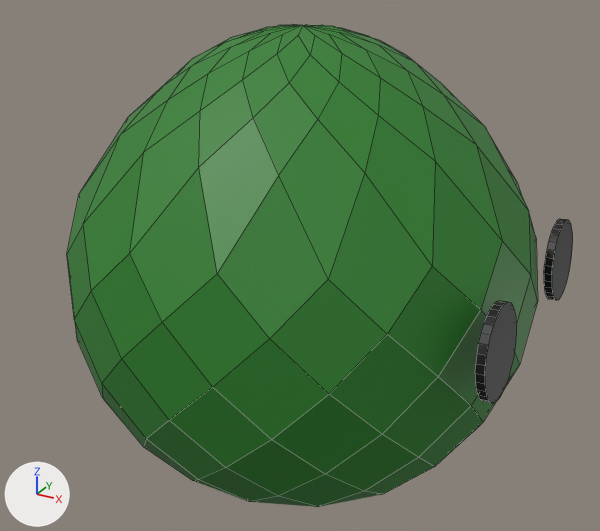
An edit to the OBJ model Models/Player/Prot-Slime 3d.obj, drawn before and after from the same camera.
One viewpoint serves both versions: a 50 mm camera at (1.59, -2.96, 2.57) aimed at (-0.04, -0.01, 1.1). The axes (+X, +Y, +Z) are drawn at lower left. The lights are the same throughout. Mesh edges are drawn as thin lines. Where no turn or scale is listed for an object, it has been applied to the vertices.

The scene before the commit, as lines of its bpy script (objects in view):
```python
mat_material_001 = principled_material('Material.001')
mat_material_001.base_color = (0.0246, 0.212, 0.0224)  # green #2b7f29
me_sphere = bpy.data.meshes.new('Sphere')
me_sphere.from_pydata(...)  # 242 vertices, 240 faces; spans x -1.04..0.96, y -0.98..1.02, z 0.08..2.12
me_sphere.materials.append(mat_material_001)  # green #2b7f29
me_sphere_001 = bpy.data.meshes.new('Sphere.001')
me_sphere_001.from_pydata(...)  # 128 vertices, 68 faces; spans x 0.941..1.002, y -0.604..0.669, z 0.967..1.321
me_sphere_001.materials.append(mat_material_002)  # black #000000
ob_sphere = bpy.data.objects.new('Sphere', me_sphere)
ob_sphere.location = (0.0, 0.0, 0.0)
ob_sphere_001 = bpy.data.objects.new('Sphere.001', me_sphere_001)
ob_sphere_001.location = (0.0, 0.0, 0.0)
```
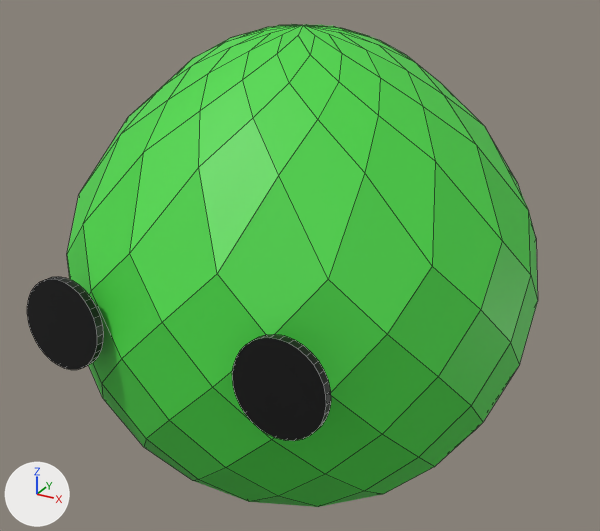
The newer file is also turned or shifted as a whole; pictures and numbers use the older file's frame.

The change, as a list of edits to the scene's bpy script:
```text
Change mat_material_001:
    mat_material_001.base_color: (0.0246, 0.212, 0.0224) -> (0.0692, 0.699, 0.0625)  # green #2b7f29 -> green #4ada47
Change me_sphere:
    used by ob_sphere; location = (0.0, 0.0, 0.0)
    remove me_sphere.from_pydata(...)  # 242 vertices, 240 faces; spans x -1.04..0.96, y -0.98..1.02, z 0.08..2.12
    add me_sphere.from_pydata(...)  # 370 vertices, 308 faces; spans x -1.04..0.96, y -1.02..1.02, z 0.08..2.12
    me_sphere part 1: a new loose piece of 64 vertices spanning x 0.26..0.61, y -1.02..-0.96, z 0.97..1.32, in mat_material_002 (black #000000)
    me_sphere part 2: a new loose piece of 64 vertices spanning x -0.66..-0.31, y -1.02..-0.96, z 0.97..1.32, in mat_material_002 (black #000000)
    add me_sphere.materials.append(mat_material_002)  # black #000000
Remove ob_sphere_001:
    ob_sphere_001 = bpy.data.objects.new('Sphere.001', me_sphere_001)
    ob_sphere_001.location = (0.0, 0.0, 0.0)
```

Pixel boxes [x1, y1, x2, y2] of what changed, in the pictures (600 x 531 px):
'Sphere', recoloured, reshaped (8% wider): before [67, 24, 538, 507]; after [27, 24, 538, 507]
'Sphere.001', deleted: before [475, 219, 573, 403]
part 1 of me_sphere, added (black): after [232, 334, 331, 441]
part 2 of me_sphere, added (black): after [27, 277, 104, 370]
